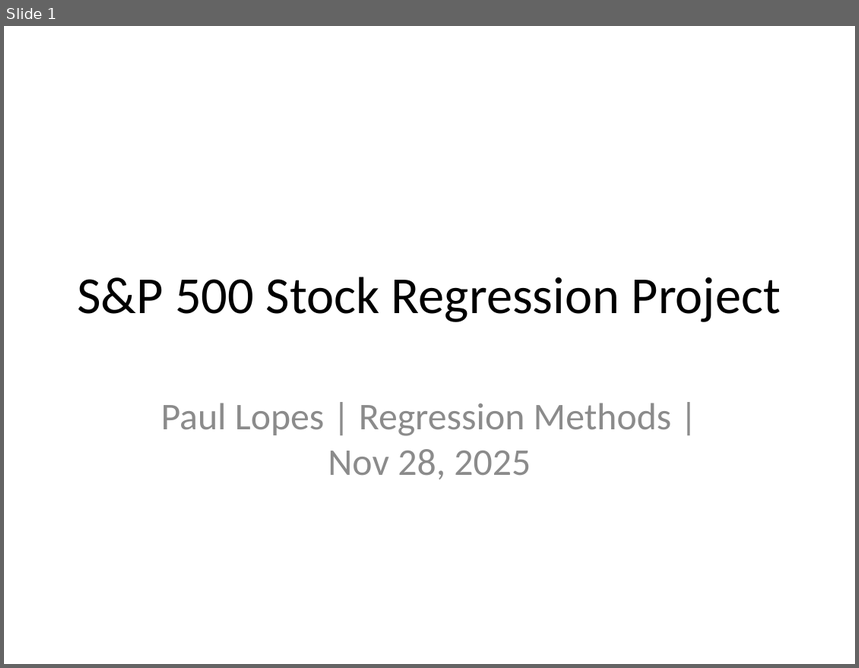
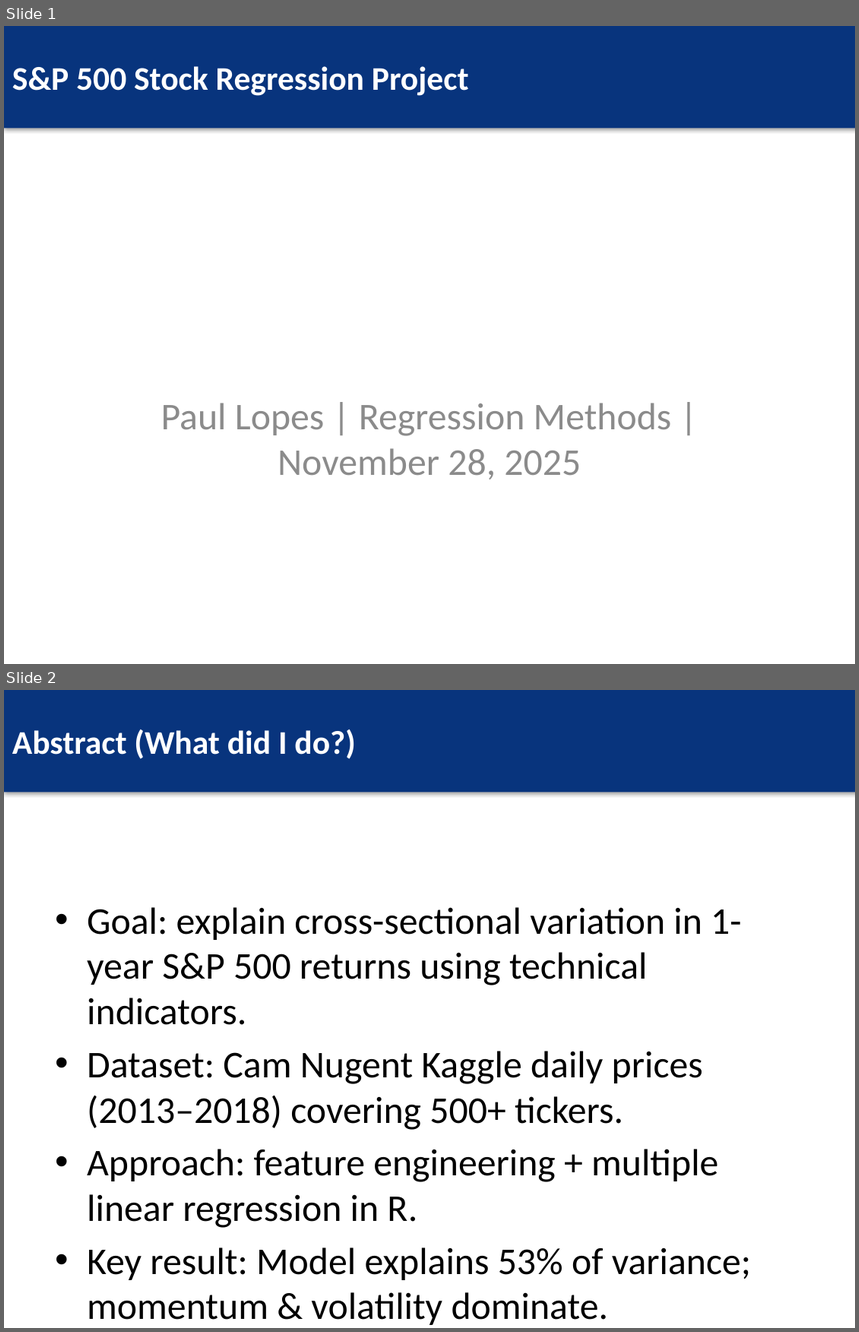
Before and after one commit to paullopes2004/RegressionCourseProject, a slide deck: reports/Regression_Project_Presentation.pptx. Shown one above the other, each under a label of ours: slide 1 before the commit, slides 1 and 2 after it. The pictures are 859x668 and 859x1332 pixels, drawn with LibreOffice and Linux fonts; fonts in the diff are those of the drawing. Boxes give left, top, right and bottom in pixels: in the first picture for what was removed or moved away, otherwise in the second. Text is boxed around its words. In the diff, an @@ line names an element or a change of style, - is before the commit and + after.

```diff
--- a/reports/Regression_Project_Presentation.pptx
+++ b/reports/Regression_Project_Presentation.pptx
@@ slide 2 added at (x1=4, y1=690, x2=855, y2=1328), background #FFFFFF @@
@@ rectangle added at (x1=4, y1=690, x2=855, y2=792), fill #08347D, 28 pt, text #FFFFFF, bold @@
+Abstract (What did I do?)
@@ text added at (x1=87, y1=907, x2=751, y2=1281), 32 pt, text #000000 @@
+• Goal: explain cross-sectional variation in 1-year S&P 500 returns using technical indicators.
+• Dataset: Cam Nugent Kaggle daily prices (2013–2018) covering 500+ tickers.
+• Approach: feature engineering + multiple linear regression in R.
+• Key result: Model explains 53% of variance; momentum & volatility dominate.
@@ slide 1 changed as well @@
@@ rectangle "S&P 500 Stock Regression Project" resized from (x1=77, y1=277, x2=781, y2=322) to (x1=4, y1=26, x2=855, y2=128) @@
@@ rectangle "S&P 500 Stock Regression Project" at (x1=4, y1=26, x2=855, y2=128): size 44 to 28 pt, text colour #000000 to #FFFFFF, bold on; alignment centre to left; fill none to #08347D; shadow on @@
@@ subtitle at (x1=161, y1=403, x2=672, y2=480): text changed @@
-Paul Lopes | Regression Methods | Nov 28, 2025
+Paul Lopes | Regression Methods | November 28, 2025
```
Also in this commit, not shown: 6 other slides changed, 10 other slides added, 8 slides removed.
